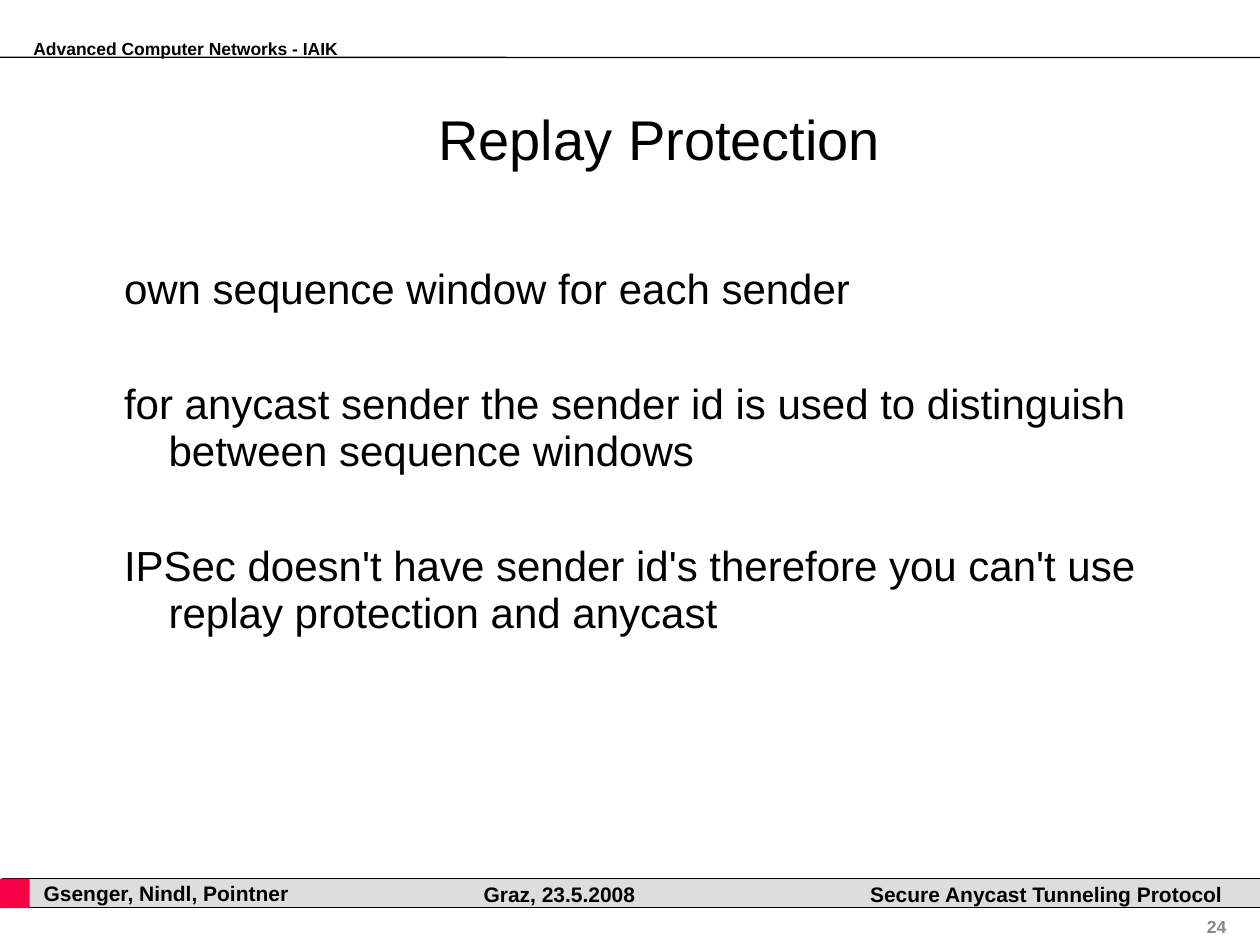
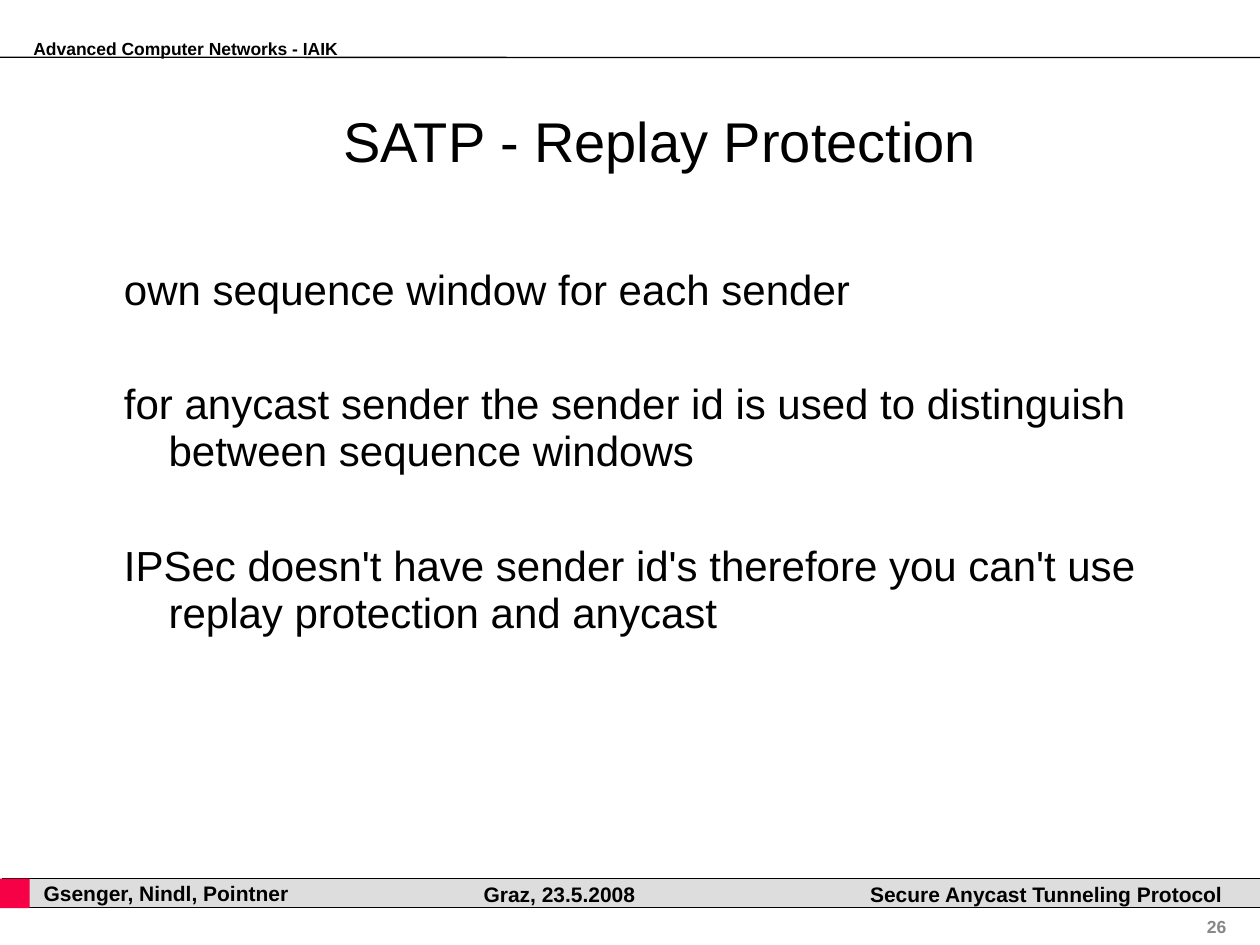
Before and after one commit to pyhedgehog/anytun, a slide deck: slide 26 of papers/acn.ppt (slide 24 before the commit). Drawn at 1260x945 pixels with LibreOffice and Linux fonts; fonts in the diff are those of the drawing; background and template pictures are left out. Boxes give left, top, right and bottom in pixels: in the first picture for what was removed or moved away, otherwise in the second. Text is boxed around its words. In the diff, an @@ line names an element or a change of style, - is before the commit and + after.

Commit message:
added additional slides for replay protection

```diff
--- a/papers/acn.ppt
+++ b/papers/acn.ppt
@@ title at (343,121,976,172): text changed @@
-Replay Protection
+SATP - Replay Protection
@@ page number at (1207,921,1226,933): text changed @@
-24
+26
```
Also in this commit, not shown: 3 slides added.
